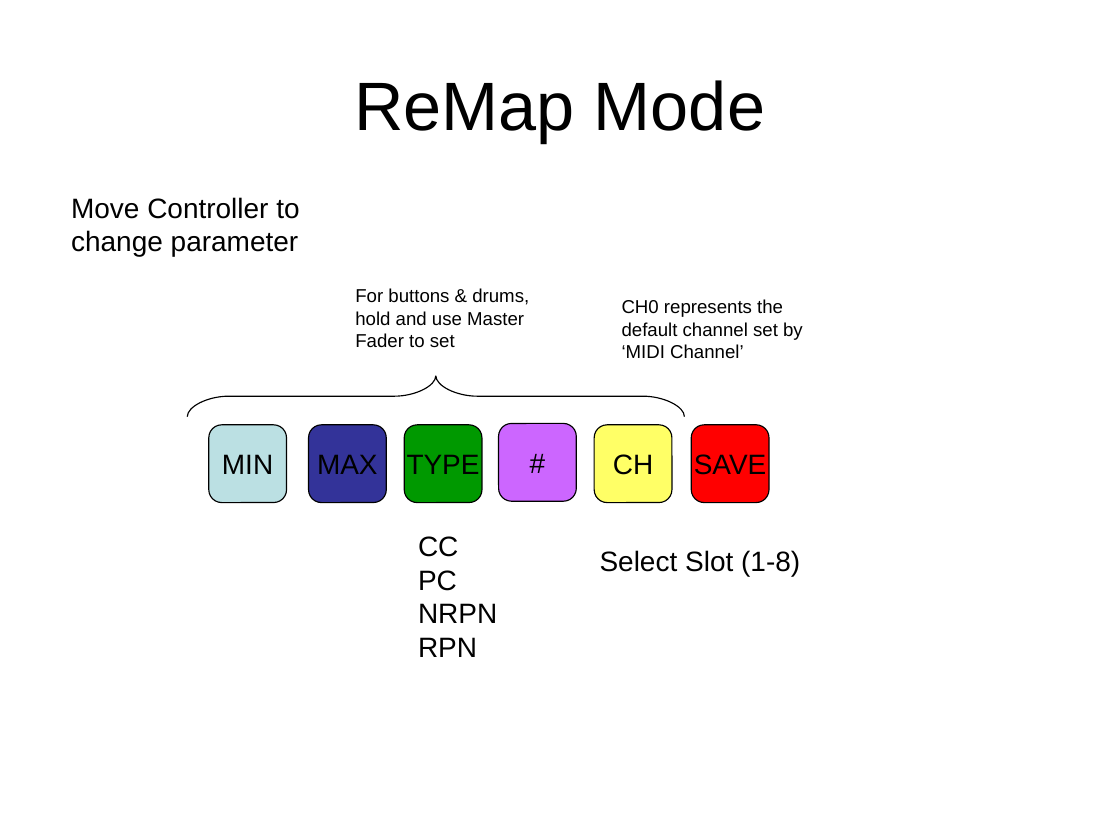
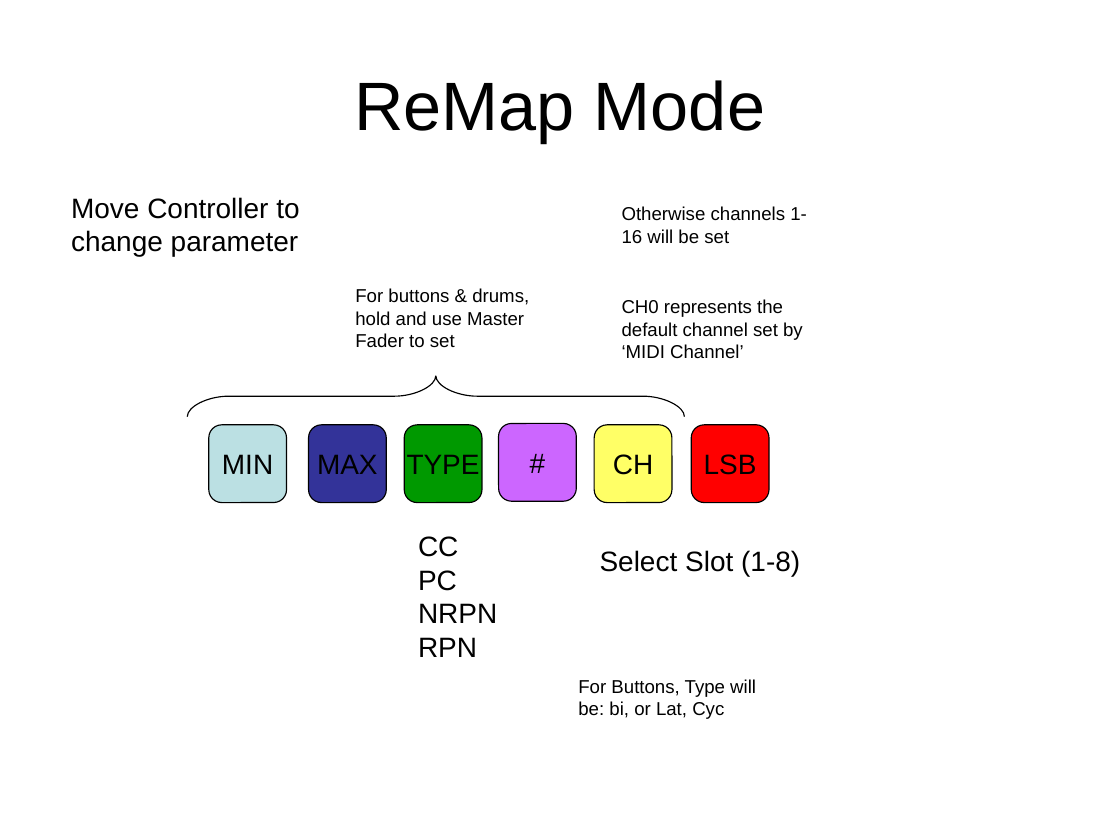
Before and after one commit to AdrianGin/NovationLaunchkey, a slide deck: slide 12 of res/TechDiagram.ppt. Drawn at 1120x840 pixels with LibreOffice and Linux fonts; fonts in the diff are those of the drawing. Boxes give left, top, right and bottom in pixels: in the first picture for what was removed or moved away, otherwise in the second. Text is boxed around its words. In the diff, an @@ line names an element or a change of style, - is before the commit and + after.

```diff
--- a/res/TechDiagram.ppt
+++ b/res/TechDiagram.ppt
@@ text added at [622, 206, 807, 244], 12 pt, text #000000 @@
+Otherwise channels 1-16 will be set
@@ text in freeform shape at [704, 454, 757, 475]: text changed @@
-SAVE
+LSB
@@ text added at [578, 679, 756, 719], 12 pt, text #000000 @@
+For Buttons, Type will be: bi, or Lat, Cyc
```
Also in this commit, not shown: 9 other files.
